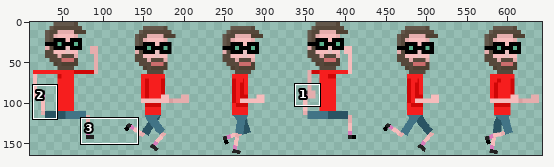
Sprite sheet -- frontend/src/game/assets/sprites/characters/martin/martin_run_right.png. Above, an overview of the earlier version with the close-up marked.
Close-up. First the earlier version:
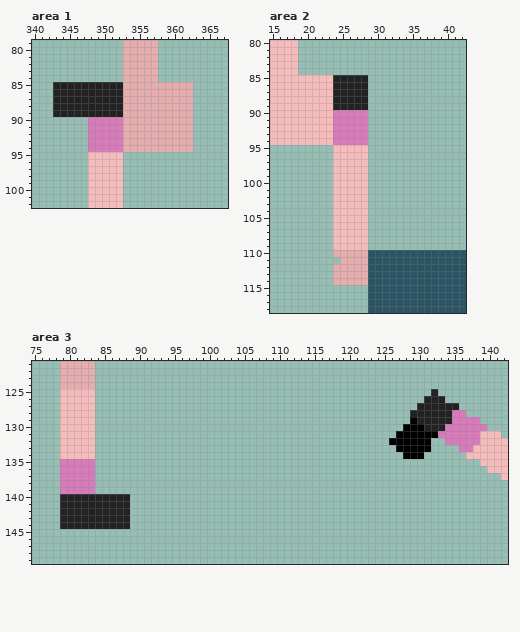
The file is 510x165 pixels. Shown: area 1: x 340..367, y 79..102; area 2: x 15..42, y 80..118; area 3: x 75..142, y 121..149. The old version is drawn lined up with the new one. The wide view leaves out empty margins. The commit also changed other parts of the picture, which this record leaves out.
After:
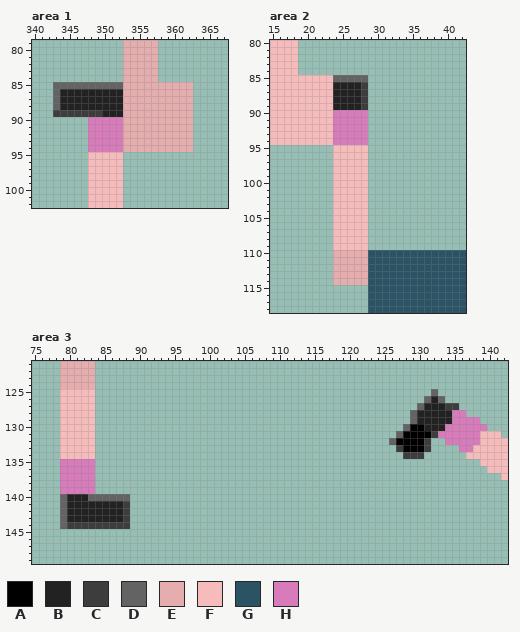
Palette (. is transparent): A #000000  B #232222  C #3d3d3d  D #636363  E #e5adad  F #f6bcbc  G #2a5463  H #d77bba
The edit:
canvas 510x165 -> 648x165; drawings rearranged on the sheet (the old picture shows each at its new place)
Changed rows in their new state; - is an unchanged pixel.
Area 1:
first column x 343:
 85 DDDDDDDDDD
 86 D---------
 87 D---------
 88 D---------
 89 CCCCCCC---
Area 2:
first column x 24:
 85 DDDDD
 86 ----C
 87 ----C
 88 ----C
 89 ----C
first column x 24:
111 E
Area 3:
first column x 126:
125 ------D---
126 -----D-D--
127 ----D---CC
128 ---D------
129 ---D------
130 --D-------
131 -D----C---
132 D----C----
133 -C---C----
134 --CCC-----
first column x 79:
140 D---DDDDDD
141 D--------C
142 D--------C
143 D--------C
144 DCCCCCCCCC
Pixel boxes of the changes (left, top, right, bottom) in both close-ups:
changed: (53, 82, 123, 117)
changed: (333, 75, 368, 110)
added: (333, 257, 340, 264)
changed: (389, 389, 459, 459)
changed: (60, 494, 130, 529)
